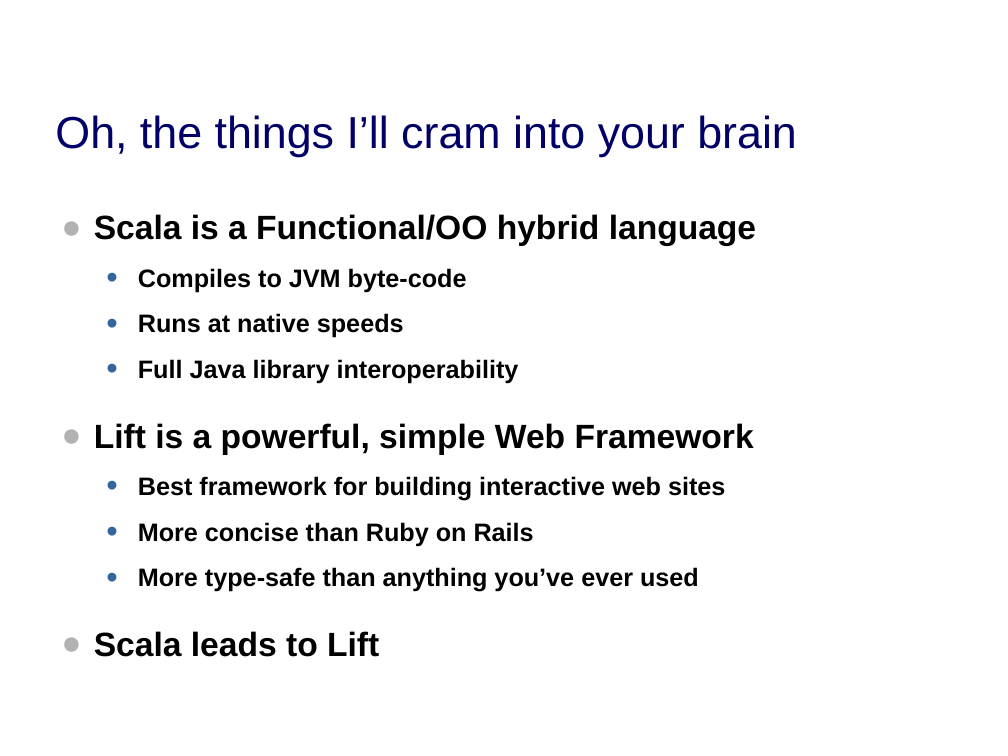
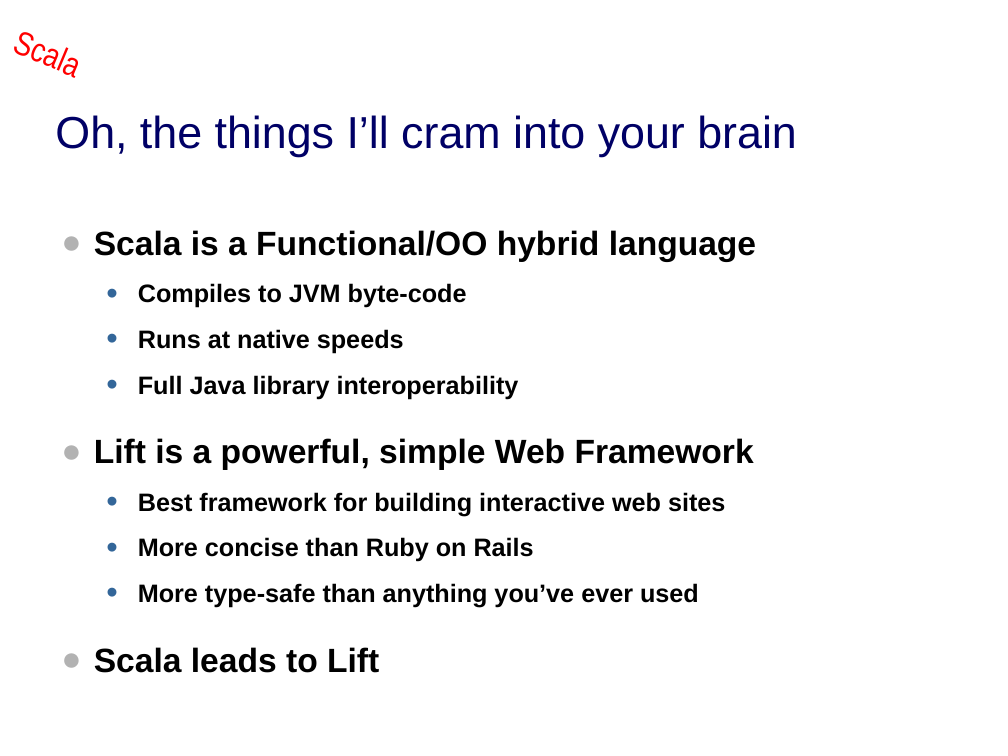
Before and after one commit to dpp/lift-samples, a slide deck: slide 3 of presentations/2009_dpp_qcon_tss/dpp_tss.ppt. Drawn at 1008x756 pixels with LibreOffice and Linux fonts; fonts in the diff are those of the drawing; background and template pictures are left out. Boxes give left, top, right and bottom in pixels: in the first picture for what was removed or moved away, otherwise in the second. Text is boxed around its words. In the diff, an @@ line names an element or a change of style, - is before the commit and + after.

```diff
--- a/presentations/2009_dpp_qcon_tss/dpp_tss.ppt
+++ b/presentations/2009_dpp_qcon_tss/dpp_tss.ppt
@@ text added at (x1=2, y1=0, x2=105, y2=91), 24 pt, text #FF0000 @@
+Scala
@@ text "Scala is a Functional/OO hybrid ..." moved from (x1=94, y1=214, x2=756, y2=657) to (x1=94, y1=230, x2=756, y2=673) @@
```
Also in this commit, not shown: 3 other slides changed, 12 slides added, 2 slides removed.
